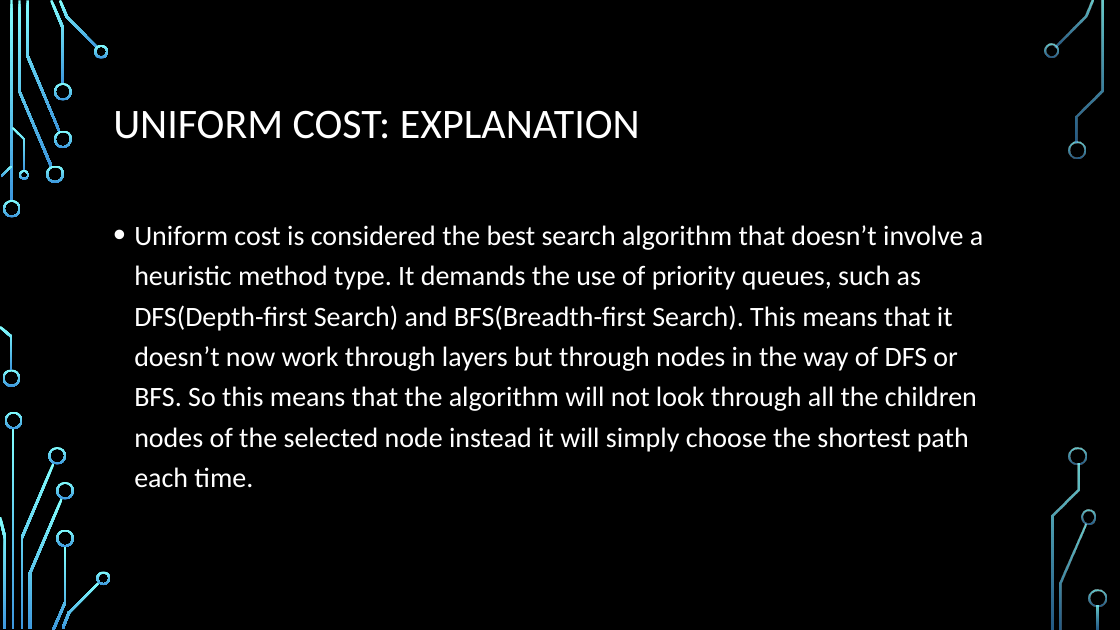
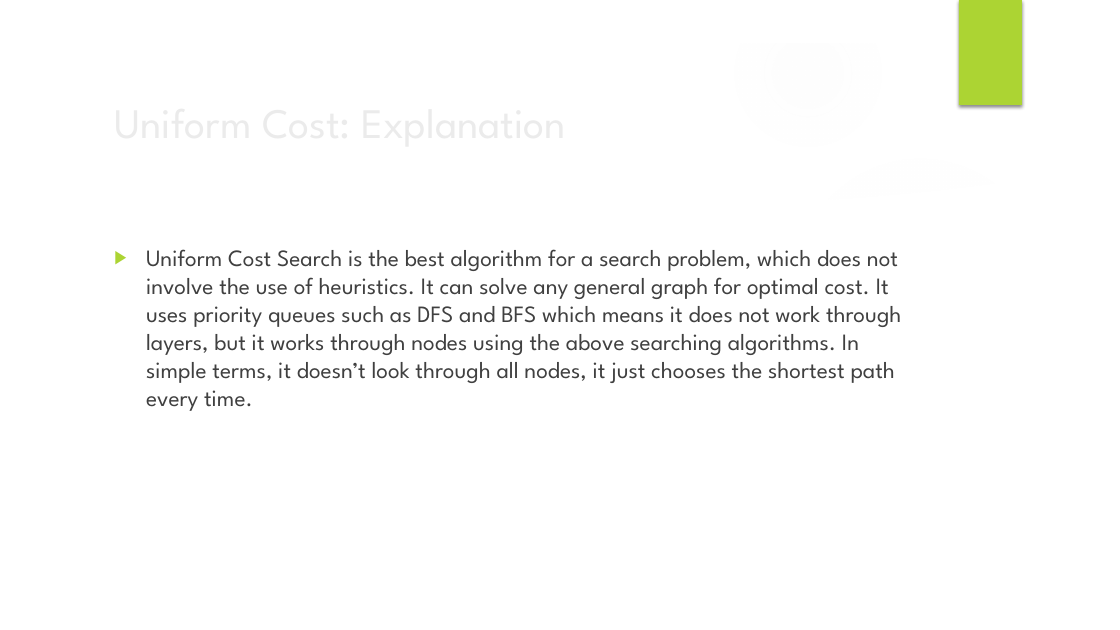
Before and after one commit to x-mizu/CM-and-AI-Coursework-2, a slide deck: slide 5 of Presentation/Presenattion -ID.pptx. Drawn at 1120x630 pixels with LibreOffice and Linux fonts; fonts in the diff are those of the drawing; background and template pictures are left out. Boxes give left, top, right and bottom in pixels: in the first picture for what was removed or moved away, otherwise in the second. Text is boxed around its words. In the diff, an @@ line names an element or a change of style, - is before the commit and + after.

```diff
--- a/Presentation/Presenattion -ID.pptx
+++ b/Presentation/Presenattion -ID.pptx
@@ group added at (0, 0, 1120, 630): 5 ellipses, 3 freeform shapes @@
@@ rectangle added at (959, 0, 1022, 105), fill #ACD433 @@
@@ title at (113, 110, 640, 139): text changed; font Calibri to League Spartan; text colour #FFFFFF to #EBEBEB @@
-UNIFORM COST: EXPLANATION
+Uniform Cost: Explanation
@@ text at (146, 249, 901, 411): text changed; size 24 to 20 pt; font Calibri to League Spartan; text colour #FFFFFF to #404040 @@
-• Uniform cost is considered the best search algorithm that doesn’t involve a heuristic method type. It demands the use of priority queues, such as DFS(Depth-first Search) and BFS(Breadth-first Search). This means that it doesn’t now work through layers but through nodes in the way of DFS or BFS. So this means that the algorithm will not look through all the children nodes of the selected node instead it will simply choose the shortest path each time.
+▶ Uniform Cost Search is the best algorithm for a search problem, which does not involve the use of heuristics. It can solve any general graph for optimal cost. It uses priority queues such as DFS and BFS which means it does not work through layers, but it works through nodes using the above searching algorithms. In simple terms, it doesn’t look through all nodes, it just chooses the shortest path every time.
@@ group removed at (0, 0, 1107, 630): 33 freeform shapes, 3 rectangles @@
```
Also in this commit, not shown: 9 other slides changed, 1 slide added, 1 slide removed.
